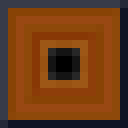
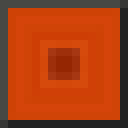
The second 128px x 128px image is a revision of the first. Changes to its layers:
renamed "overlay copy #2" to "overlay #2", showed it, moved it above "overlay #1" over (x1=8, y1=8, x2=120, y2=120)
showed "overlay #1", opacity 100% → 8%, painted on it over (x1=0, y1=0, x2=128, y2=128)
showed "overlay", opacity 30% → 50% over (x1=8, y1=8, x2=120, y2=120)
